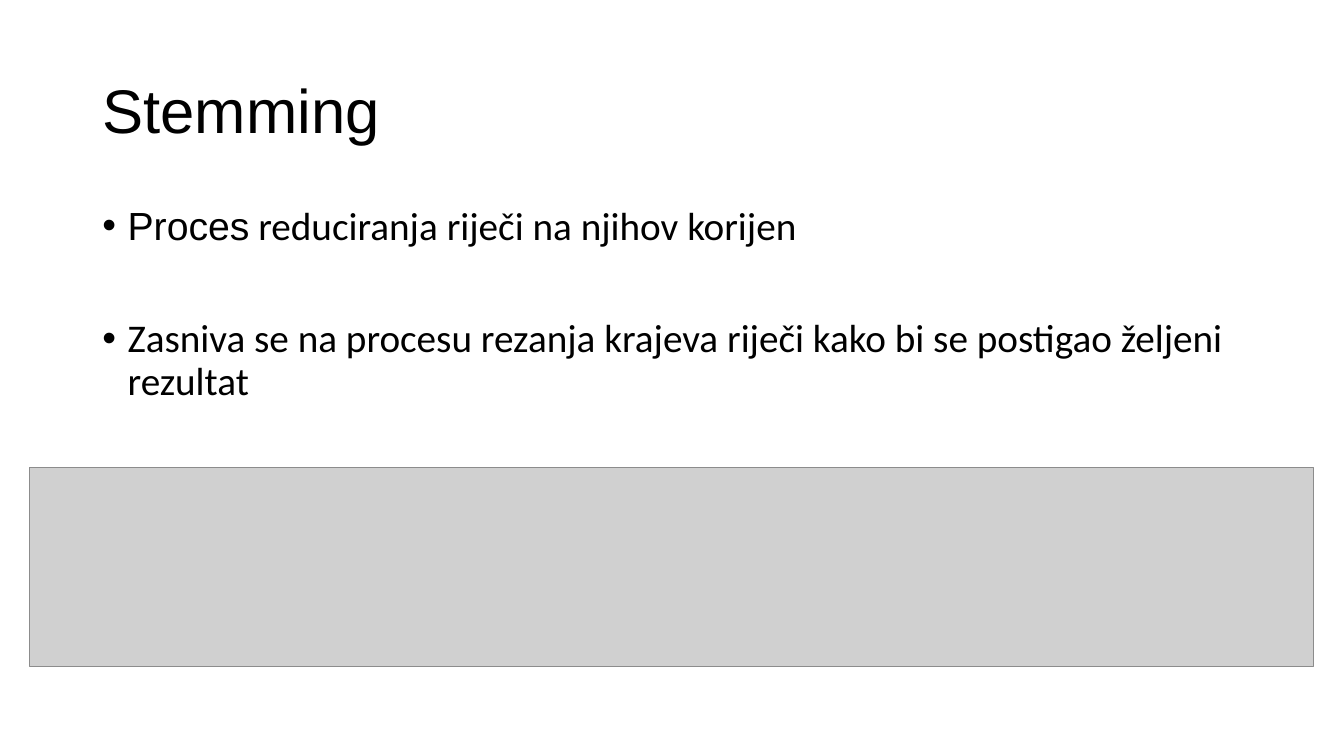
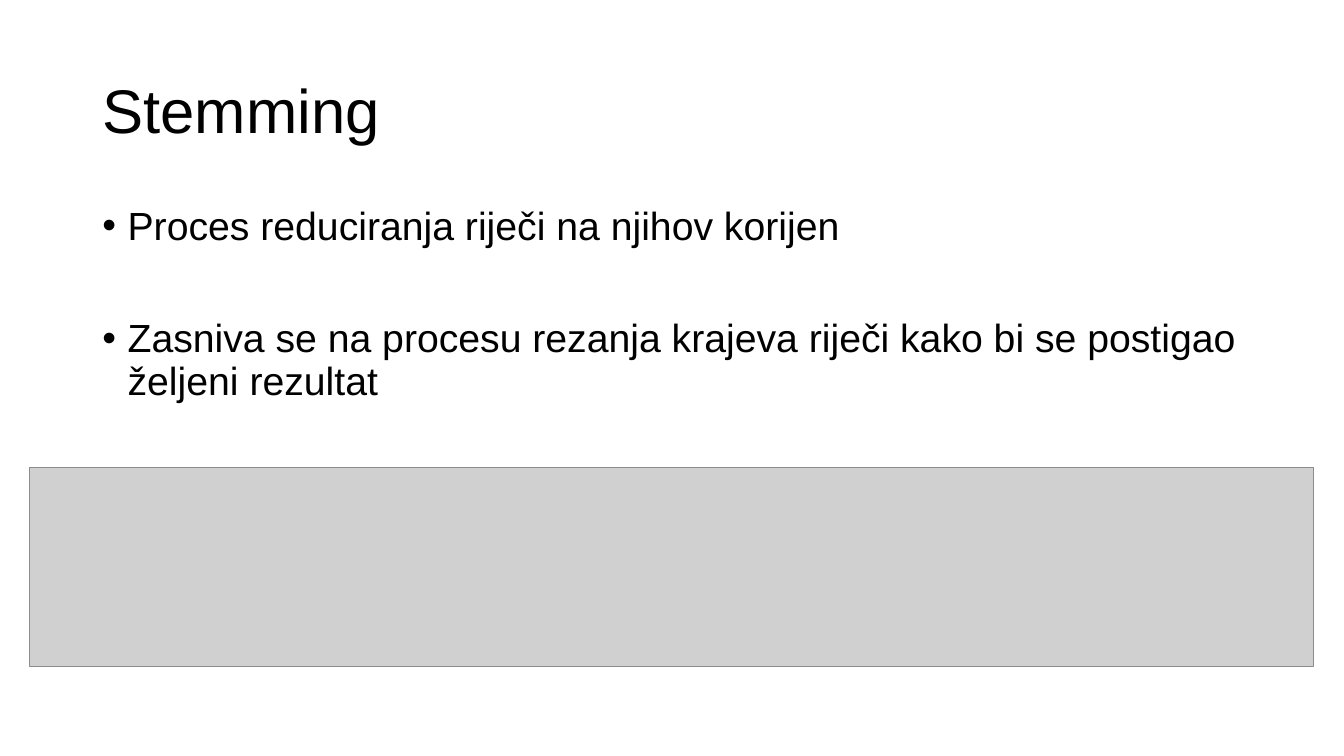
Before and after one commit to markobenjak/NoSQL, a slide deck: slide 5 of NoSQL_BigData_analitika.pptx. Drawn at 1344x756 pixels with LibreOffice and Linux fonts; fonts in the diff are those of the drawing; grey boxes stand for pictures. Boxes give left, top, right and bottom in pixels: in the first picture for what was removed or moved away, otherwise in the second. Text is boxed around its words. In the diff, an @@ line names an element or a change of style, - is before the commit and + after.

```diff
--- a/NoSQL_BigData_analitika.pptx
+++ b/NoSQL_BigData_analitika.pptx
@@ text "Proces reduciranja riječi na njihov ..." at <box>128,211,1235,403</box>: font Calibri to Arial @@
```
Also in this commit, not shown: 7 other slides changed.
